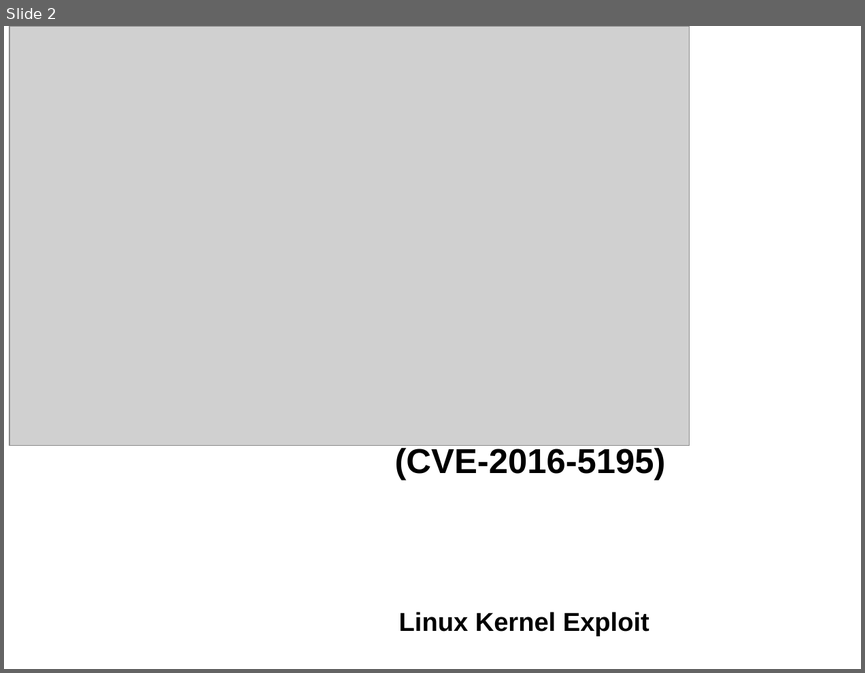
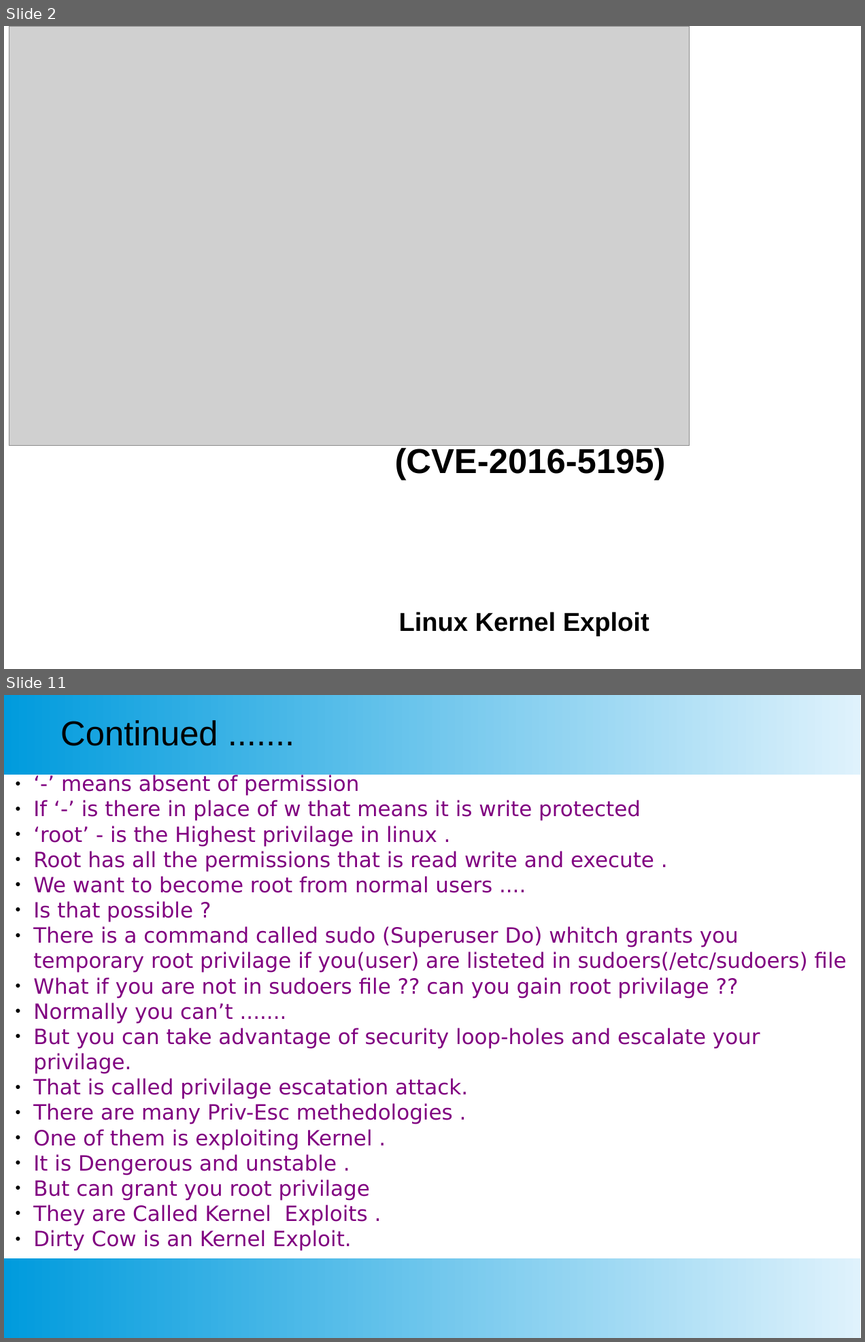
Before and after one commit to SubhajitCode/Seminar, a slide deck: Seminar 02/Seminar 2.pptx. Shown one above the other, each under a label of ours: slide 2 before the commit, slides 2 and 11 after it; the slides between them are not shown. The pictures are 865x673 and 865x1342 pixels, drawn with LibreOffice and Linux fonts; fonts in the diff are those of the drawing; grey boxes stand for pictures; background and template pictures are left out. Boxes give left, top, right and bottom in pixels: in the first picture for what was removed or moved away, otherwise in the second. Text is boxed around its words. In the diff, an @@ line names an element or a change of style, - is before the commit and + after.

```diff
--- a/Seminar 02/Seminar 2.pptx
+++ b/Seminar 02/Seminar 2.pptx
@@ slide 11 added at bbox=[4, 695, 861, 1338], background #FFFFFF @@
@@ rectangle added at bbox=[4, 695, 861, 775], fill gradient #DFF2FC to #009BDD @@
@@ text added at bbox=[60, 720, 218, 746], 32 pt, text #000000 @@
+Continued .......
@@ text added at bbox=[33, 774, 846, 1251], 19.5 pt, text #800080 @@
+● ‘-’ means absent of permission
+● If ‘-’ is there in place of w that means it is write protected
+● ‘root’ - is the Highest privilage in linux .
+● Root has all the permissions that is read write and execute .
+● We want to become root from normal users ....
+● Is that possible ?
+● There is a command called sudo (Superuser Do) whitch grants you temporary root privilage if you(user) are listeted in sudoers(/etc/sudoers) file
+● What if you are not in sudoers file ?? can you gain root privilage ??
+● Normally you can’t .......
+● But you can take advantage of security loop-holes and escalate your privilage.
+● That is called privilage escatation attack.
+● There are many Priv-Esc methedologies .
+● One of them is exploiting Kernel .
+● It is Dengerous and unstable .
+● But can grant you root privilage
+● They are Called Kernel Exploits .
+● Dirty Cow is an Kernel Exploit.
@@ rectangle added at bbox=[4, 1258, 861, 1338], fill gradient #DFF2FC to #009BDD @@
```
Also in this commit, not shown: 7 slides changed, 28 other slides added, 17 slides removed, 24 other files.
